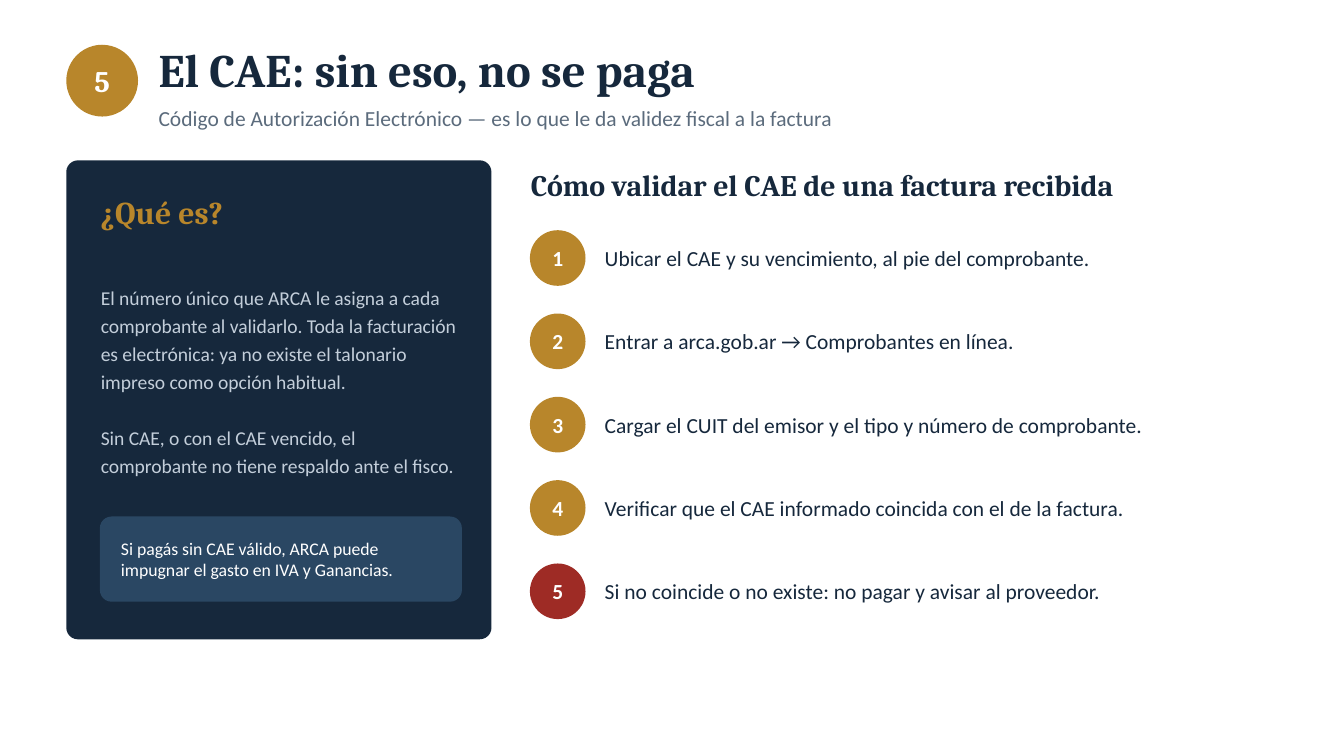
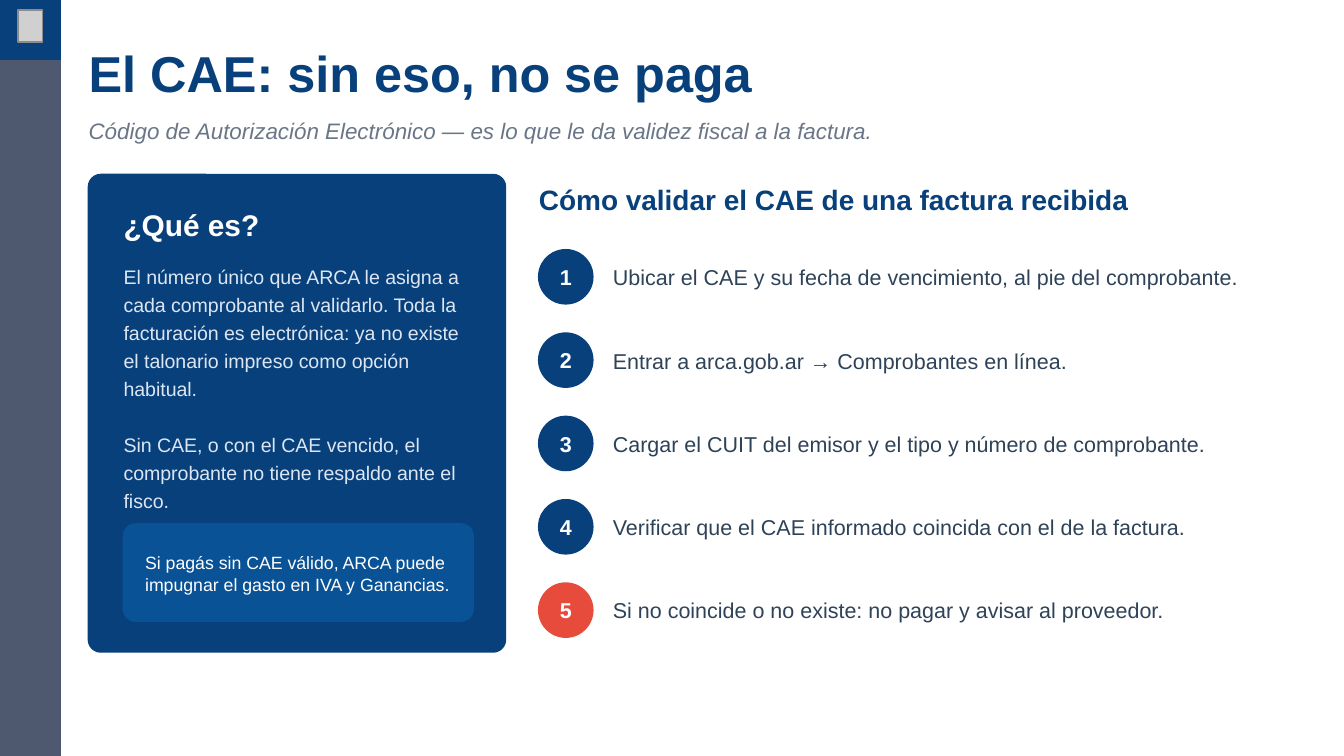
Before and after one commit to marcenapo-hub/KrakRealEstate, a slide deck: slide 6 of capacitaciones/impuestos/Capacitacion-Impuestos-Agentes-Inmobiliarios.pptx. Drawn at 1344x756 pixels with LibreOffice and Linux fonts; fonts in the diff are those of the drawing; grey boxes stand for pictures; background and template pictures are left out. Boxes give left, top, right and bottom in pixels: in the first picture for what was removed or moved away, otherwise in the second. Text is boxed around its words. In the diff, an @@ line names an element or a change of style, - is before the commit and + after.

```diff
--- a/capacitaciones/impuestos/Capacitacion-Impuestos-Agentes-Inmobiliarios.pptx
+++ b/capacitaciones/impuestos/Capacitacion-Impuestos-Agentes-Inmobiliarios.pptx
@@ rectangle added at box(0, 0, 60, 755), fill #4E586E, outline #4E586E 1 pt @@
@@ rectangle added at box(0, 0, 60, 59), fill #08407C, outline #08407C 1 pt @@
@@ picture added at box(19, 9, 43, 42) @@
@@ rounded rectangle removed at box(67, 46, 137, 116) @@
@@ text "El CAE: sin eso, no ...": place and size @@
-text "El CAE: sin eso, no ..." at box(159, 54, 695, 97)
+text "El CAE: sin eso, no ..." at box(89, 55, 752, 102)
@@ text "El CAE: sin eso, no ..." at box(89, 55, 752, 102): size 25 to 27 pt, font Cambria to Arial, text colour #16283C to #08407C @@
@@ text removed at box(94, 72, 110, 93) @@
-5
@@ text at box(89, 122, 872, 144): text changed; size 11.5 to 12 pt; font Calibri to Arial; text colour #5B6B7C to #6A7686; italic on @@
-Código de Autorización Electrónico — es lo que le da validez fiscal a la factura
+Código de Autorización Electrónico — es lo que le da validez fiscal a la factura.
@@ rounded rectangle: place and size @@
-rounded rectangle at box(67, 161, 491, 638)
+rounded rectangle at box(89, 175, 505, 652)
@@ rounded rectangle at box(89, 175, 505, 652): fill #16283C to #08407C; outline #16283C 1 pt to #08407C 1 pt; proportions changed @@
@@ text "Cómo validar el CAE de ...": place and size @@
-text "Cómo validar el CAE de ..." at box(531, 175, 1114, 197)
+text "Cómo validar el CAE de ..." at box(539, 189, 1128, 211)
@@ text "Cómo validar el CAE de ..." at box(539, 189, 1128, 211): size 16 to 15 pt, font Cambria to Arial, text colour #16283C to #08407C @@
@@ text "¿Qué es?": place and size @@
-text "¿Qué es?" at box(101, 201, 223, 231)
+text "¿Qué es?" at box(124, 214, 259, 241)
@@ text "¿Qué es?" at box(124, 214, 259, 241): size 17 to 16 pt, font Cambria to Arial, text colour #B8862B to #FFFFFF @@
@@ text "El número único que ARCA ...": place and size @@
-text "El número único que ARCA ..." at box(101, 291, 456, 476)
+text "El número único que ARCA ..." at box(124, 269, 459, 508)
@@ text "El número único que ARCA ..." at box(124, 269, 459, 508): font Calibri to Arial, text colour #C3CEDA to #DCE6F2 @@
@@ 5 texts, 5 rounded rectangles: place and size @@
-5 texts, 5 rounded rectangles at box(531, 231, 585, 618)
+5 texts, 5 rounded rectangles at box(539, 250, 593, 637)
@@ font Calibri to Arial in 5 elements at box(560, 353, 572, 368), box(560, 437, 572, 453), box(560, 520, 572, 535), box(560, 603, 572, 618), box(560, 270, 572, 285) @@
@@ fill #B8862B to #08407C; outline #B8862B 1 pt to #08407C 1 pt in 4 elements at box(539, 333, 593, 387), box(539, 417, 593, 470), box(539, 500, 593, 554), box(539, 250, 593, 304) @@
@@ text at box(613, 269, 1237, 290): text changed; font Calibri to Arial; text colour #16283C to #2E4258 @@
-Ubicar el CAE y su vencimiento, al pie del comprobante.
+Ubicar el CAE y su fecha de vencimiento, al pie del comprobante.
@@ text "Entrar a arca.gob.ar → Comprobantes ...": place and size @@
-text "Entrar a arca.gob.ar → Comprobantes ..." at box(605, 334, 1014, 353)
+text "Entrar a arca.gob.ar → Comprobantes ..." at box(613, 353, 1067, 374)
@@ text "Cargar el CUIT del emisor ...": place and size @@
-text "Cargar el CUIT del emisor ..." at box(605, 418, 1142, 437)
+text "Cargar el CUIT del emisor ..." at box(613, 436, 1204, 457)
@@ font Calibri to Arial, text colour #16283C to #2E4258; line spacing 1 to 14pt in 4 elements at box(613, 602, 1164, 623), box(613, 353, 1067, 374), box(613, 436, 1204, 457), box(613, 519, 1185, 540) @@
@@ text "Verificar que el CAE informado ...": place and size @@
-text "Verificar que el CAE informado ..." at box(605, 501, 1123, 520)
+text "Verificar que el CAE informado ..." at box(613, 519, 1185, 540)
@@ rounded rectangle: place and size @@
-rounded rectangle at box(101, 517, 461, 601)
+rounded rectangle at box(124, 524, 473, 621)
@@ rounded rectangle at box(124, 524, 473, 621): fill #2A4763 to #0A5296; outline #2A4763 1 pt to #0A5296 1 pt; proportions changed @@
@@ text "Si pagás sin CAE válido, ...": place and size @@
-text "Si pagás sin CAE válido, ..." at box(121, 542, 393, 579)
+text "Si pagás sin CAE válido, ..." at box(145, 556, 449, 595)
@@ text "Si pagás sin CAE válido, ..." at box(145, 556, 449, 595): font Calibri to Arial; line spacing 1 to 12pt @@
@@ rounded rectangle at box(539, 583, 593, 637): fill #9E2B25 to #E74B3C; outline #9E2B25 1 pt to #E74B3C 1 pt @@
@@ text "Si no coincide o no ...": place and size @@
-text "Si no coincide o no ..." at box(605, 584, 1100, 603)
+text "Si no coincide o no ..." at box(613, 602, 1164, 623)
```
Also in this commit, not shown: 11 other slides changed, 7 other files.
